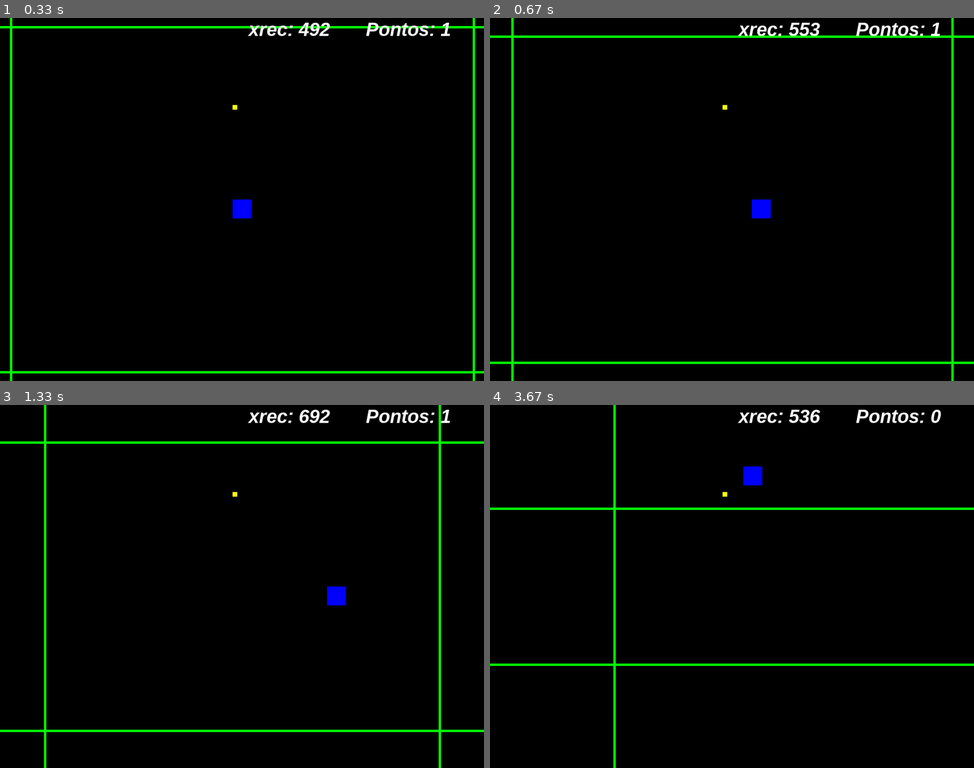
Above: before the commit, frames 1-4 (two rows, left to right).
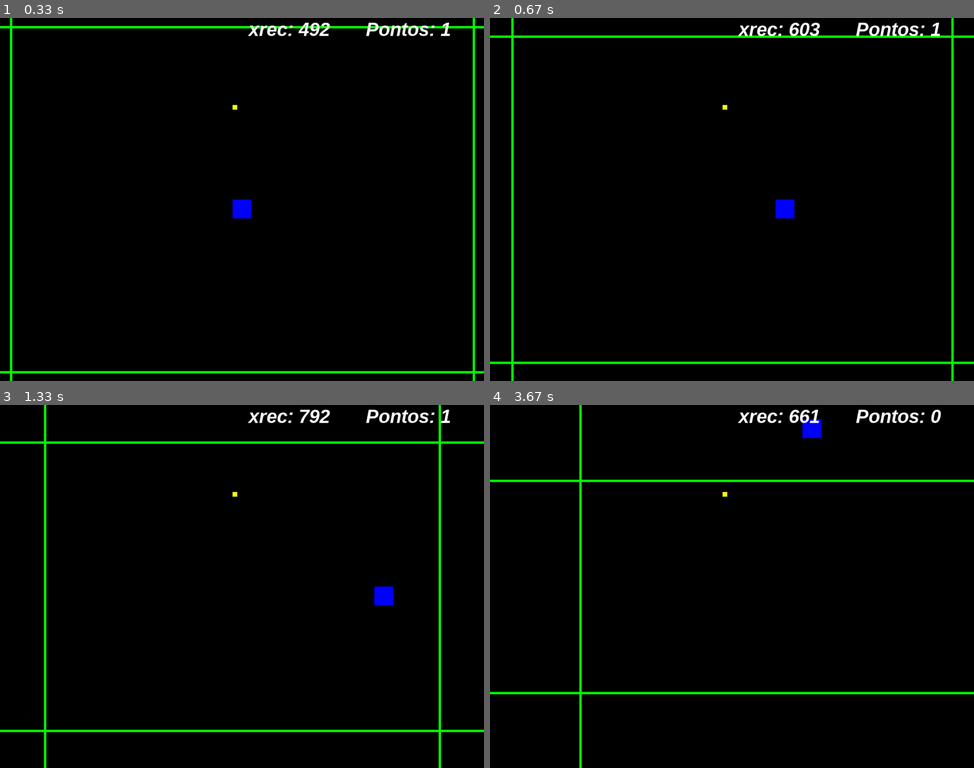
Above: after the commit, the same moments.

Repository: lucastoll/DodgeSquare-Pygame
Game: pygame game, started from DodgeSquare.py
Same seed, same stepped clock (60 frames per second), same inputs: the game is played once before the commit and once after it.
Inputs:
- Up to frame 1 (0.33 s): no input
- Up to frame 2 (0.67 s): hold A from 0.33 s (still down); hold Right from 0.33 s (still down)
- Up to frame 3 (1.33 s): release A at 0.8 s; release Right at 0.8 s; hold Right 0.83-1.3 s; hold D 0.83-1.3 s
- Up to frame 4 (3.67 s): hold Up 1.33-1.63 s; hold W 1.33-1.63 s; hold Right 1.67-2.13 s; hold D 1.67-2.13 s; hold Left 2.17-2.7 s; hold A 2.17-2.7 s; hold Left 3.07-3.47 s; hold A 3.07-3.47 s; hold Up from 3.5 s (still down); hold W from 3.5 s (still down)

Frame 1 is identical in both runs. In frame 2, 0.5% of the frame differs, in the area x 54-67%, y 1-56%; in frame 3, 0.5%; in frame 4, 5.0%, in the area x 0-100%, y 0-100%.

Commit message:
Sons adicionados

Diff:
--- a/DodgeSquare.py
+++ b/DodgeSquare.py
@@ -10,39 +10,39 @@
 altura = 768  # Eixo Y
 
 #Iniciliazações
-pygame.init  # Iniciliza o pygame, precisa do parentêses para iniciar a fonte.
+pygame.init()  # Iniciliza o pygame, precisa do parentêses para iniciar a fonte.
 pygame.font.init() #Inicializa a fonte.
 fonte = pygame.font.SysFont('arial', 40, True, True)  # Inicializar fonte
 clock = pygame.time.Clock()  # Iniciliazar FPS
 tela = pygame.display.set_mode((largura, altura))  # Criação da Janela do game
 pygame.display.set_caption('Jogo')  # Nome da janela do jogo
+timer=6000 #Contador de tempo do jogo
 
+#Sons
+pygame.mixer.music.set_volume(0.2)
+pygame.mixer.music.load('xDeviruchi - Minigame .mp3') #Background music
+pygame.mixer.music.play(-1)
 
-#Controle circulo teste
-xcirc = 512
-ycirc = 0
-#Controle linha teste
+damage_sound = pygame.mixer.Sound('smas_damage.wav')
+heartup_sound = pygame.mixer.Sound('smas_heart.wav')
+coin_sound = pygame.mixer.Sound('smw_coin.wav')
+gameover_sound = pygame.mixer.Sound('smw_gameover.wav')
+win_sound = pygame.mixer.Sound('smw_win.wav')
+
+#Controle linhas horizontais
 xlinha = -1
 xlinha2 = 1023
-xlinha3 = -1
-xlinha4 = -1
-
 ylinha = 0
-ylinha2 = 0
-ylinha3 = 0
+#Controle linhas verticais
+Vylinha=1
+Vylinha2=altura
 #Controle retângulo player.
 xrec = 492
 yrec = 384
 #Controle retângulo pontuação.ds
-xpontos = 492
+xpontos = 492 #Um pouco acima do player para ele entender como funciona
 ypontos = 184
 pontos = 1
-
-xlinhuda=0
-ylinhuda=1
-ylinhuda2=altura
-
-timer=6000
 
 while True:
     clock.tick(300)  # FPS
@@ -55,92 +55,89 @@
             exit()
         if event.type == KEYDOWN:  # Movimentação quadrado com setas
             if event.key == K_LEFT:
-                xrec -= 100
+                xrec -= 150
             if event.key == K_UP:
-                yrec -= 100
+                yrec -= 150
             if event.key == K_DOWN:
-                yrec += 100
+                yrec += 150
             if event.key == K_RIGHT:
-                xrec += 100
+                xrec += 150
 
     pygame.display.update()  # Comando necessário pro jogo rodar, se não usar isso ele só roda um frame
     tela.fill((0, 0, 0))  # Se não colocar isso os objetos se movem porém o rastro fica todo pintado.
+    timer += 1
 
     # OBJETOS NA TELA
     player = pygame.draw.rect(tela, (0, 0, 255), (xrec, yrec, 40, 40))  # TELA (RGB) (X, Y, LARGURA, ALTURA)
     ponto = pygame.draw.rect(tela, (250, 253, 15), (xpontos, ypontos, 10, 10))
 
-    #Teste retorno circulo e linha
-    if ycirc >= altura:  # Circulo volta ao topo da janela quando ultrapa ssa o limite baixo (altura)
-        ycirc = 0
-    ycirc += 1  # Cada vez que atualiza o loop o circulo desce um pixel
-
-    #Colisão player x linha
-    if xlinha >= largura:  # Linha volta ao começo da tela quando chega ao limite (largura)
-        xlinha = 0
-    if xlinha2 <= 0:  # Linha volta ao começo da tela quando chega ao limite (largura)
-        xlinha2 = 1023
-    if xlinha3 >= largura:  # Linha volta ao começo da tela quando chega ao limite (largura)
-        xlinha3 = 0
-    if xlinha4 >= largura:  # Linha volta ao começo da tela quando chega ao limite (largura)
-        xlinha4 = 0
-    timer+=1
-    #Linha esquerda para direita
+    #Colisão player x linhas
+    # #Linha esquerda para direita
     if timer > 1000:
         linha1 = pygame.draw.rect(tela, (0, 255, 0), (xlinha, ylinha, 5, altura))
         xlinha+=0.6
         if player.colliderect(linha1):
+            damage_sound.play()
+            sleep(1)
             pontos -= 1
             xlinha=-500
-    #Linha direita para esquerda
+        if xlinha >= largura:  # Linha volta ao começo da tela quando chega ao limite (largura)
+            xlinha = 0
+    # #Linha direita para esquerda
     if timer > 2500:
         linha2 = pygame.draw.rect(tela, (0, 255, 0), (xlinha2, ylinha, 5, altura))
         xlinha2-=0.6
         if player.colliderect(linha2):
+            damage_sound.play()
+            sleep(1)
             pontos -= 1
             xlinha2=1500
-    #Linha cima para baixo
+        if xlinha2 <= 0:  # Linha volta ao começo da tela quando chega ao limite (largura)
+            xlinha2 = 1023
+    # #Linha cima para baixo
     if timer > 4000:
-        linhuda = pygame.draw.line(tela, (0, 255, 0), [0, ylinhuda], [1024, ylinhuda], 5)
-        ylinhuda += 0.5
+        linhuda = pygame.draw.line(tela, (0, 255, 0), [0, Vylinha], [1024, Vylinha], 5)
+        Vylinha += 0.5
         for c in range(0, 21):
-            c * 0, 1
-            if ylinhuda - c == yrec:
+            if Vylinha - c == yrec:
+                damage_sound.play()
+                sleep(1)
                 pontos -= 1
-                ylinhuda = -500
-        for c in range(0, 6):
-            c * 0, 1
-            if ylinhuda + c == yrec:
+                Vylinha = -500
+        for c in range(0, 4):
+            if Vylinha + c == yrec:
+                damage_sound.play()
+                sleep(1)
                 pontos -= 1
-                ylinhuda = -500
-        if ylinhuda >= altura:  # Linha volta ao começo da tela quando chega ao limite (largura)
-            ylinhuda = 0
+                Vylinha = -500
+        if Vylinha >= altura:  # Linha volta ao começo da tela quando chega ao limite (largura)
+            Vylinha = 0
     #Linha baixo para cima
     if timer > 6000:
-        linhuda2 = pygame.draw.line(tela, (0, 255, 0), [0, ylinhuda2], [1024, ylinhuda2], 5)
-        ylinhuda2 -= 0.5
-        for s in range(0, 21):
-            s * 0, 1
-            if ylinhuda2 - s == yrec:
+        linhuda2 = pygame.draw.line(tela, (0, 255, 0), [0, Vylinha2], [1024, Vylinha2], 5)
+        Vylinha2 -= 0.5
+        for s in range(0, 35):
+            if Vylinha2 - s == yrec:
+                damage_sound.play()
+                sleep(1)
                 pontos -= 1
-                ylinhuda2 = 1000
-        for s in range(0, 6):
-            s * 0, 1
-            if ylinhuda2 + s == yrec:
+                Vylinha2 = 1000
+        for s in range(0, 4):
+            if Vylinha2 + s == yrec:
+                damage_sound.play()
+                sleep(1)
                 pontos -= 1
-                ylinhuda2 = 1000
-        if ylinhuda2 <= 0:  # Linha volta ao começo da tela quando chega ao limite (largura)
-            ylinhuda2 = 1000
-
-
+                Vylinha2 = 1000
+        if Vylinha2 <= 0:  # Linha volta ao começo da tela quando chega ao limite (largura)
+            Vylinha2 = 1000
 
     #Colisão player x ponto
     if player.colliderect(ponto):
         pontos += 1
         xpontos = randint(24, 924)
         ypontos = randint(100, 668)
+        coin_sound.play()
     # Movimentação quadrado com wasd pressionando
-
     if pygame.key.get_pressed()[K_a]:
         xrec -= 1
     if pygame.key.get_pressed()[K_w]:
@@ -149,9 +146,7 @@
         yrec += 1
     if pygame.key.get_pressed()[K_d]:
         xrec += 1
-
     # Código para o quadrado não ultrapassar a tela
-
     if yrec <= 0:  # 768
         yrec += altura
     if xrec <= 0:  # 768
@@ -160,7 +155,6 @@
         xrec = 0
     if yrec >= altura:  # 768
         yrec = 0
-
     # printar texto
     tela.blit(texto_formatado, (largura - 250, 1))
     mensagem2 = f'xrec: {xrec}' #Pontuação mensagem
Not shown, added: smas_damage.wav
Not shown, added: smas_heart.wav
Not shown, added: smw_coin.wav
Not shown, added: smw_gameover.wav
Not shown, added: smw_win.wav
Not shown, added: xDeviruchi - Minigame .mp3
